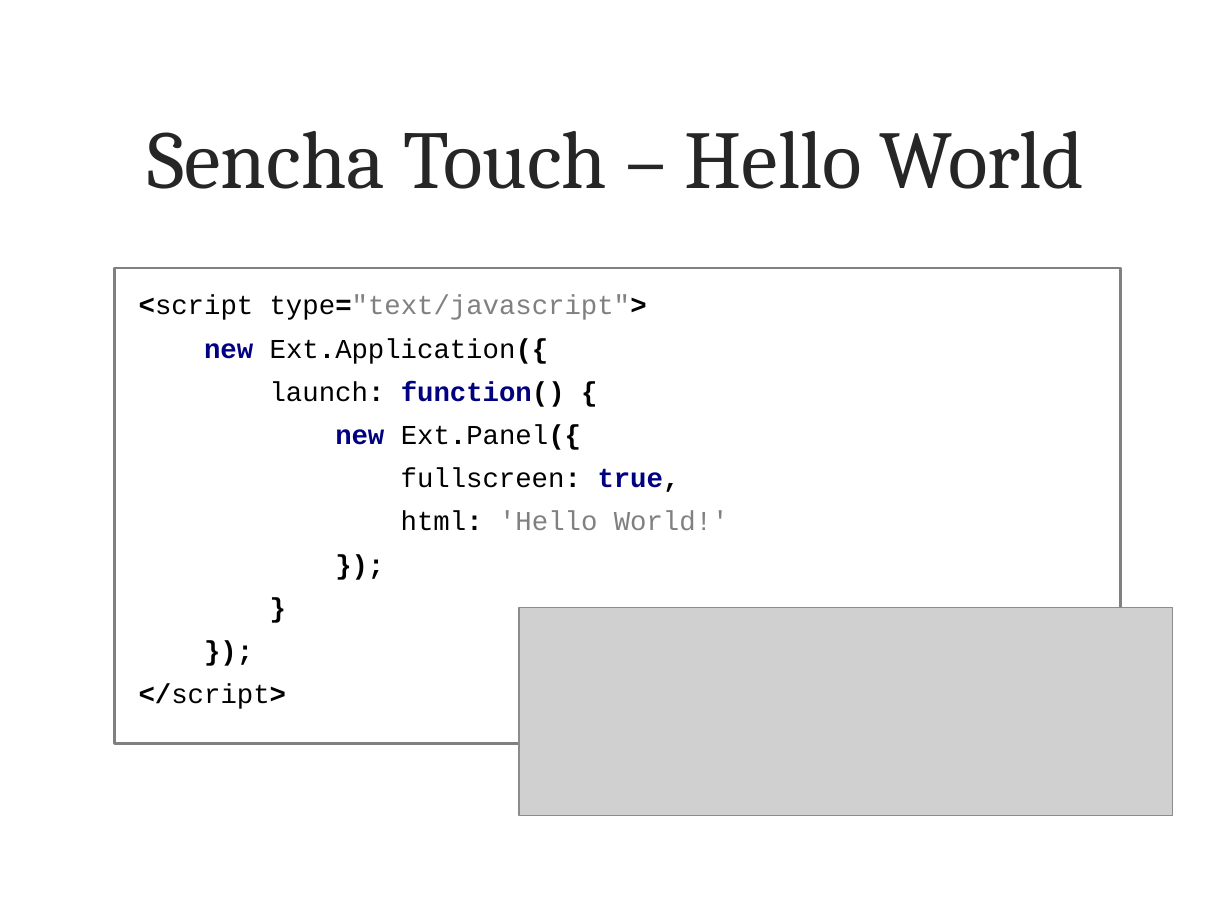
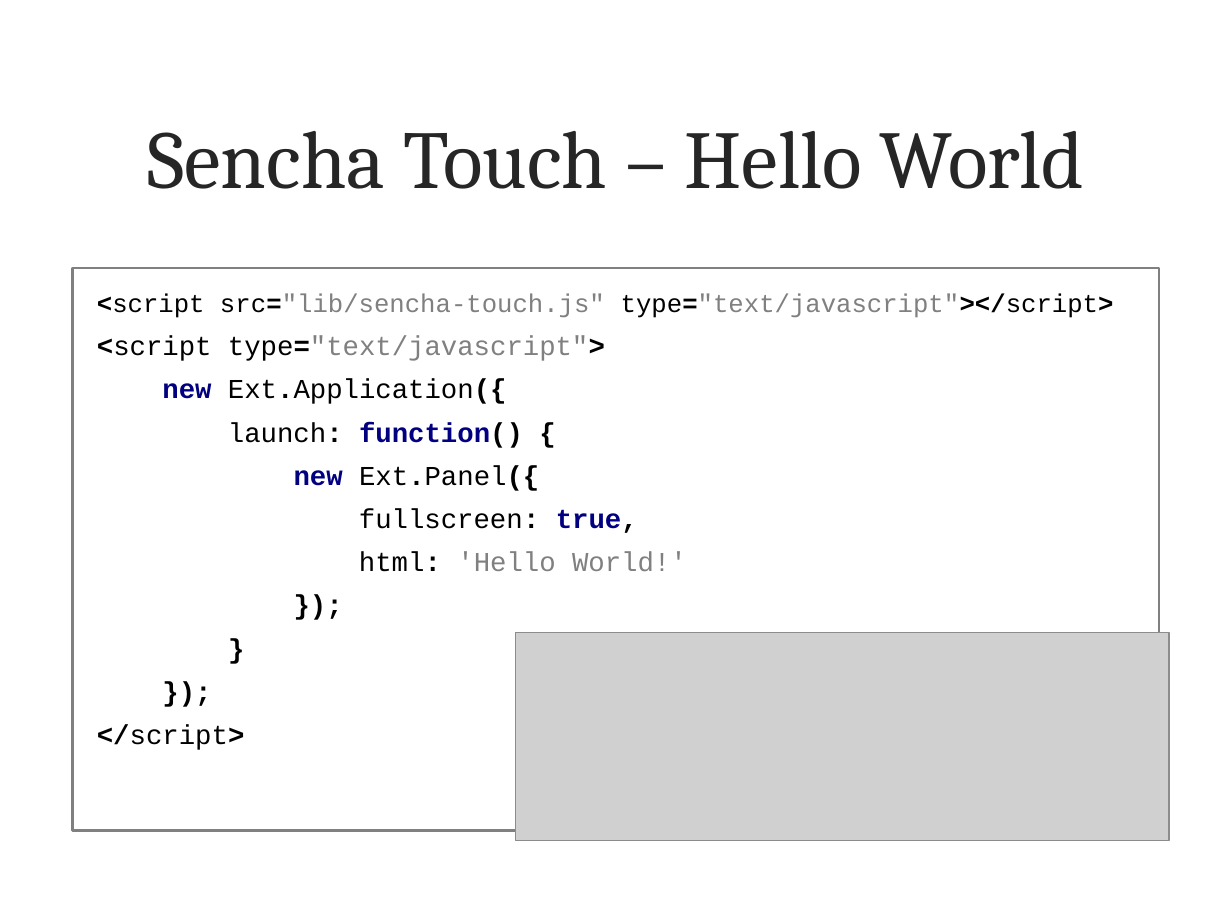
Before and after one commit to metaodi/TrailDevilsXPl-2, a slide deck: slide 6 of _DOCUMENTATION/Presentation/Praesentation-Traildevils-XPl2.pptx (slide 8 before the commit). Drawn at 1232x924 pixels with LibreOffice and Linux fonts; fonts in the diff are those of the drawing; grey boxes stand for pictures; background and template pictures are left out. Boxes give left, top, right and bottom in pixels: in the first picture for what was removed or moved away, otherwise in the second. Text is boxed around its words. In the diff, an @@ line names an element or a change of style, - is before the commit and + after.

```diff
--- a/_DOCUMENTATION/Presentation/Praesentation-Traildevils-XPl2.pptx
+++ b/_DOCUMENTATION/Presentation/Praesentation-Traildevils-XPl2.pptx
@@ rectangle "<script src="lib/sencha-touch.js" type="text/javascript"></s ...": place and size @@
-rectangle "<script src="lib/sencha-touch.js" type="text/javascript"></s ..." at [115,269,1121,744]
+rectangle "<script src="lib/sencha-touch.js" type="text/javascript"></s ..." at [73,269,1159,832]
@@ text in rectangle at [97,293,1114,318]: paragraph added @@
+<script src="lib/sencha-touch.js" type="text/javascript"></script>
@@ picture: place and size @@
-picture at [519,607,1172,816]
+picture at [516,632,1169,840]
```
Also in this commit, not shown: 10 other slides changed, 2 slides added, 3 slides removed.
